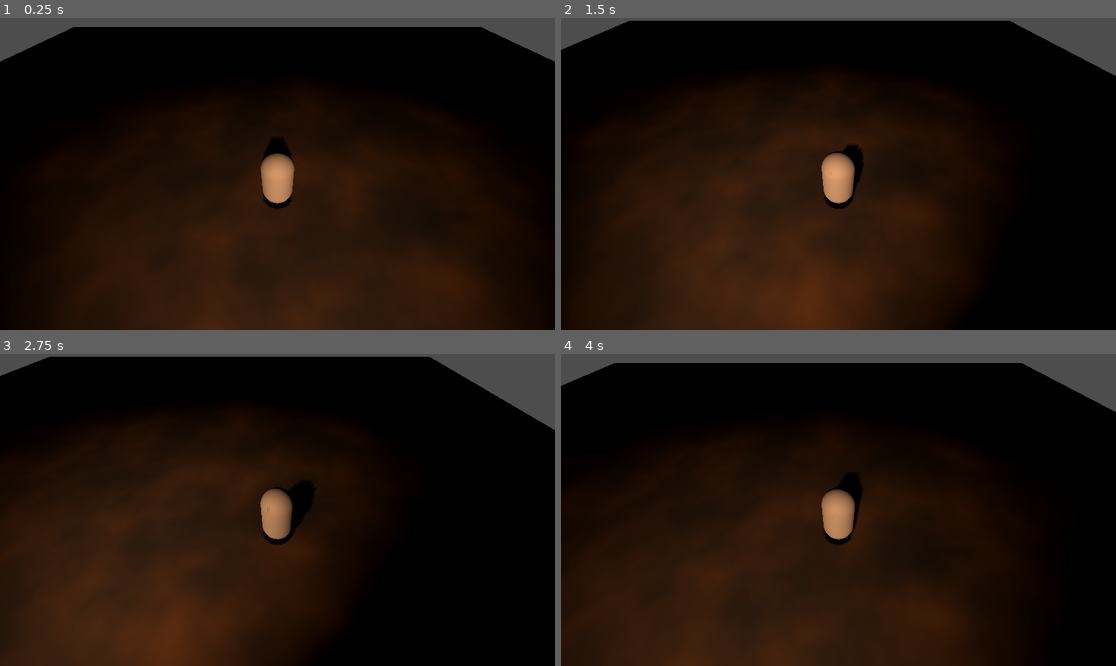
Above: before the commit, frames 1-4 (two rows, left to right).
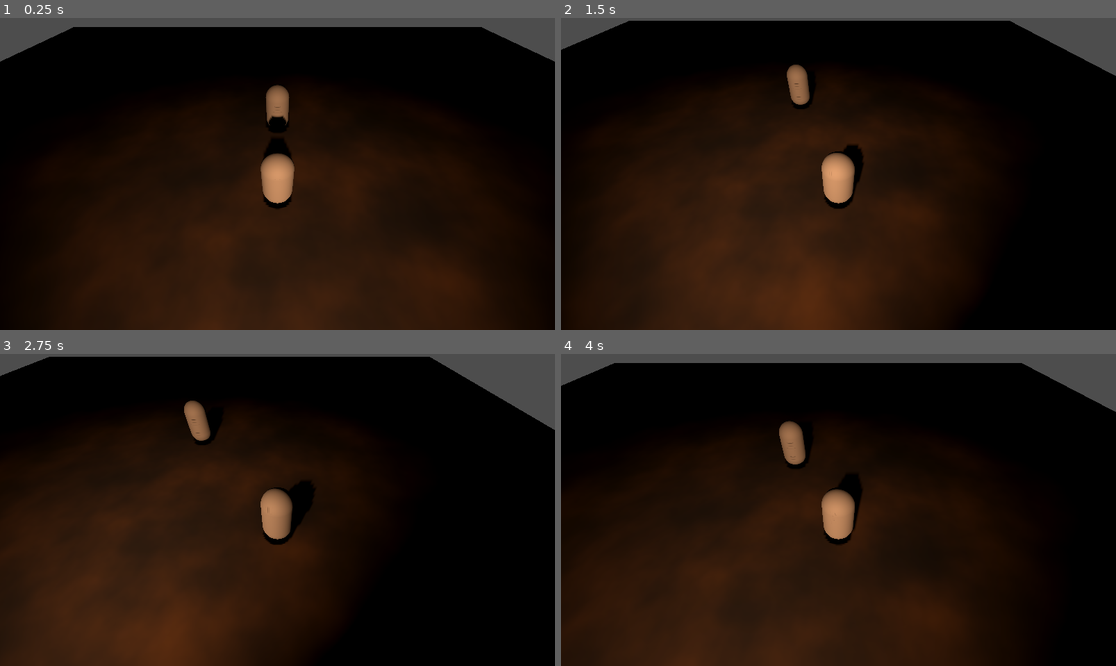
Above: after the commit, the same moments.

Repository: horsewaffle/game-off-2026
Game: Godot game, scene res://scenes/game_space.tscn
Two runs of this game, one before a commit and one after it. Both use one fixed random seed, a clock stepped at 60 frames per second and the inputs below.
Inputs:
- Up to frame 1 (0.25 s): no input
- Up to frame 2 (1.5 s): tap Enter at 0.5 s; hold D (MOVE_RIGHT) 0.53-1.28 s; tap Space at 1.25 s; hold S (MOVE_DOWN) from 1.28 s (still down)
- Up to frame 3 (2.75 s): tap Enter at 2 s; release S (MOVE_DOWN) at 2.03 s; hold D (MOVE_RIGHT) from 2.03 s (still down)
- Up to frame 4 (4 s): tap Space at 2.75 s; release D (MOVE_RIGHT) at 2.78 s; hold W (MOVE_UP) 2.78-3.53 s; tap Enter at 3.5 s; hold A (MOVE_LEFT) from 3.53 s (still down)

The runs differ from the first frame. In frame 1, 0.6% of the frame differs, in the area x 47-53%, y 21-37%; in frame 2, 0.5%; in frame 3, 0.5%; in frame 4, 0.6%, in the area x 39-46%, y 21-37%.

Commit message:
Initial entity commit

Diff:
--- /dev/null
+++ b/scenes/enemy.gd
@@ -0,0 +1,4 @@
+class_name Enemy
+extends CharacterBody3D
+
+@onready var board = $"../Board"
--- a/scenes/game_space.gd
+++ b/scenes/game_space.gd
@@ -2,10 +2,17 @@
 
 @onready var board = $Board
 @onready var player = $PlayerCharacter
+@onready var enemy = $Enemy
 
 # Called when the node enters the scene tree for the first time.
 func _ready() -> void:
-	var registered: bool = board.register_entity(player)
 
-	if not registered:
+	var player_registered: bool = board.register_entity(player)
+
+	if not player_registered:
 		push_error("Failed to register PlayerCharacter with Board")
+
+	var enemy_registered: bool = board.register_entity(enemy)
+
+	if not enemy_registered:
+		push_error("Failed to register Enemy with Board")
--- a/scenes/game_space.tscn
+++ b/scenes/game_space.tscn
@@ -4,12 +4,17 @@
 [ext_resource type="Script" uid="uid://v3cyjvfpifjg" path="res://scripts/TestCameraStep.gd" id="1_10dcs"]
 [ext_resource type="Material" uid="uid://bqo82xrcija68" path="res://assets/test_tex.tres" id="2_rcshh"]
 [ext_resource type="Script" uid="uid://drixa8fwn4rp3" path="res://scenes/board.gd" id="3_rcshh"]
+[ext_resource type="Script" uid="uid://kgnjrstpy2hr" path="res://scenes/enemy.gd" id="5_i7v7t"]
 
 [sub_resource type="PlaneMesh" id="PlaneMesh_hrkyq"]
 
 [sub_resource type="CapsuleShape3D" id="CapsuleShape3D_hrkyq"]
 
 [sub_resource type="CapsuleMesh" id="CapsuleMesh_hrkyq"]
+
+[sub_resource type="CapsuleShape3D" id="CapsuleShape3D_gk75q"]
+
+[sub_resource type="CapsuleMesh" id="CapsuleMesh_sfeay"]
 
 [node name="GameSpace" type="Node3D" unique_id=1892350279]
 script = ExtResource("1_7fcka")
@@ -43,3 +48,14 @@
 
 [node name="Board" type="Node3D" parent="." unique_id=1067589739]
 script = ExtResource("3_rcshh")
+
+[node name="Enemy" type="CharacterBody3D" parent="." unique_id=265865041]
+transform = Transform3D(1, 0, 0, 0, 1, 0, 0, 0, 1, 0, 1, -2)
+script = ExtResource("5_i7v7t")
+
+[node name="CollisionShape3D" type="CollisionShape3D" parent="Enemy" unique_id=175742111]
+transform = Transform3D(0.5, 0, 0, 0, 0.5, 0, 0, 0, 0.5, 0, -0.5, 0)
+shape = SubResource("CapsuleShape3D_gk75q")
+
+[node name="MeshInstance3D" type="MeshInstance3D" parent="Enemy/CollisionShape3D" unique_id=815762483]
+mesh = SubResource("CapsuleMesh_sfeay")
Not shown, added: scenes/enemy.gd.uid
